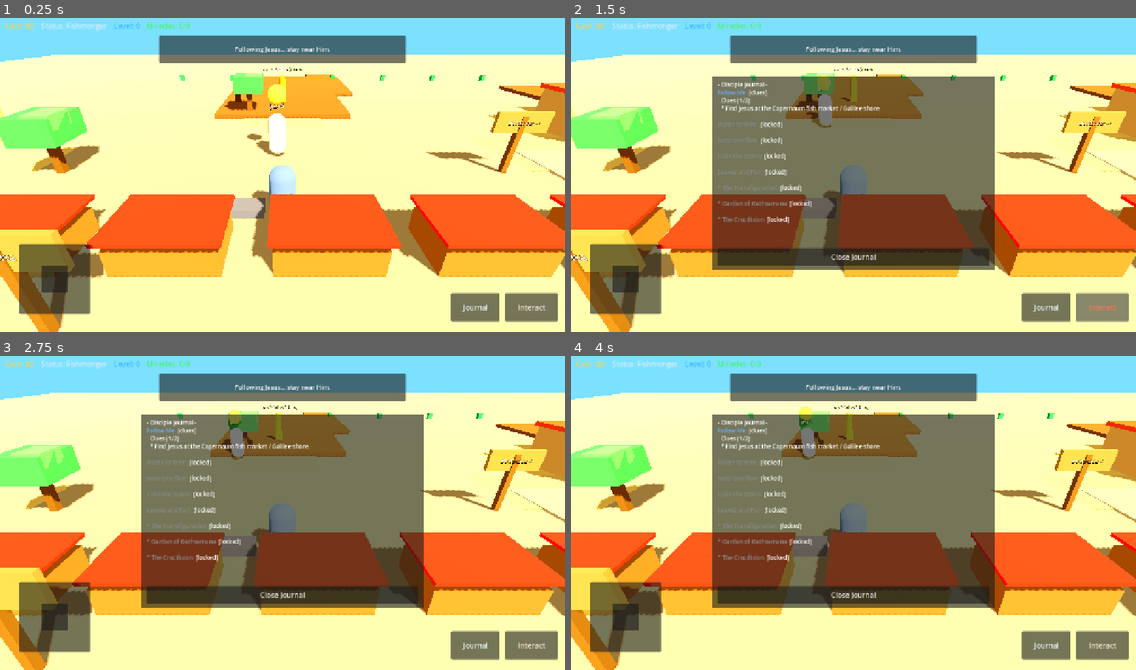
Above: before the commit, frames 1-4 (two rows, left to right).
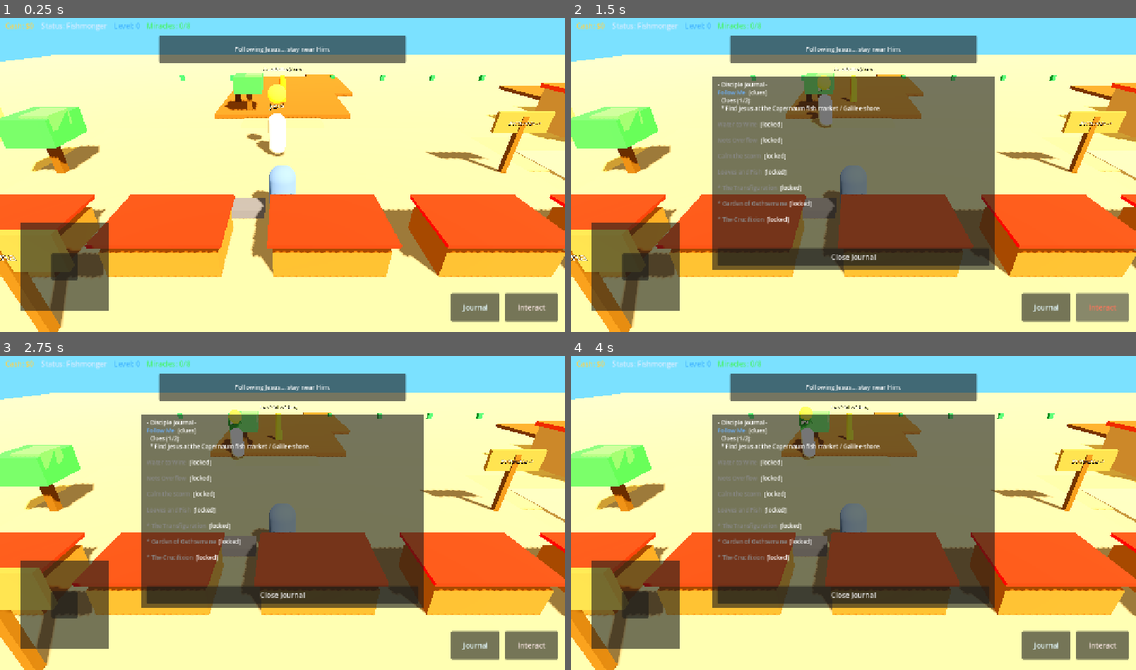
Above: after the commit, the same moments.

Repository: 3lshadai-ux/Infidel-Crusader
Game: Godot game, scene res://scenes/main.tscn
Same seed, same stepped clock (60 frames per second), same inputs: the game is played once before the commit and once after it.
Inputs (mouse positions are in pixels of both pictures, inside the frame that each line leads up to):
- Up to frame 1 (0.25 s): no input
- Up to frame 2 (1.5 s): click "Journal" at 0.5 s; click "Interact" at 1.25 s
- Up to frame 3 (2.75 s): move the mouse to (406, 494) at 2.02 s; hold D (move_right) from 2.03 s (still down); tap E (interact) at 2.1 s; click (406, 494) at 2.17 s
- Up to frame 4 (4 s): release D (move_right) at 2.75 s; tap Enter at 2.75 s; drag from (740, 525) to (825, 575) at 2.77 s; move the mouse to (910, 440) at 3.52 s; hold D (move_right) from 3.53 s (still down); tap E (interact) at 3.6 s; click (910, 440) at 3.67 s

The runs differ from the first frame. In frame 1, 2.5% of the frame differs, in the area x 3-20%, y 65-95%; in frame 2, 2.5%; in frame 3, 2.6%; in frame 4, 2.6%.

Commit message:
chore(mobile): v0.2.3 larger stick UI, touch emulate, versionCode 4

Diff:
--- a/project.godot
+++ b/project.godot
@@ -7,7 +7,7 @@
 
 config/name="Infidel Crusader"
 config/description="GTA-like open-world action sandbox - Level 1 with ambient music + cinematic miracles"
-config/version="0.2.2"
+config/version="0.2.3"
 run/main_scene="res://scenes/main.tscn"
 config/features=PackedStringArray("4.7", "Mobile")
 config/icon="res://assets/icon.svg"
@@ -73,3 +73,8 @@
 
 gdscript/warnings/inferred_declaration=1
 gdscript/warnings/untyped_declaration=0
+
+[input_devices]
+
+pointing/emulate_touch_from_mouse=true
+pointing/emulate_mouse_from_touch=true
--- a/scenes/ui/virtual_joystick.tscn
+++ b/scenes/ui/virtual_joystick.tscn
@@ -7,10 +7,10 @@
 anchors_preset = 2
 anchor_top = 1.0
 anchor_bottom = 1.0
-offset_left = 24.0
-offset_top = -220.0
-offset_right = 224.0
-offset_bottom = -20.0
+offset_left = 16.0
+offset_top = -280.0
+offset_right = 276.0
+offset_bottom = -16.0
 grow_vertical = 0
 script = ExtResource("1_joy")
 
@@ -21,13 +21,13 @@
 anchor_top = 0.5
 anchor_right = 0.5
 anchor_bottom = 0.5
-offset_left = -80.0
-offset_top = -80.0
-offset_right = 80.0
-offset_bottom = 80.0
+offset_left = -100.0
+offset_top = -100.0
+offset_right = 100.0
+offset_bottom = 100.0
 grow_horizontal = 2
 grow_vertical = 2
-mouse_filter = 0
+mouse_filter = 2
 
 [node name="Knob" type="Panel" parent="Base"]
 layout_mode = 0
Not shown, changed: export_presets.cfg
